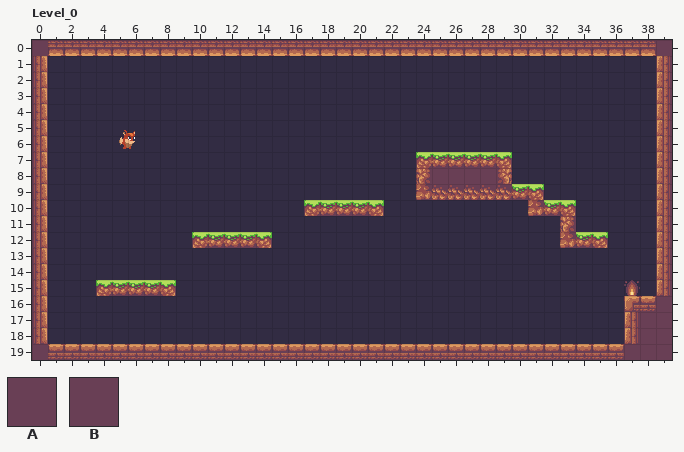
Two states of a LDtk project, unstable_platform/assets/test.ldtk. Above is the file before it was changed.
Cells are 16x16 px. Shown: Level_0 x 0..39, y 0..19.
Key: from "Platform": A 1 "Platform"; from "Walls": B 1 "Wall".
_ is an empty cell.
Layer "Platform" before, first column x 0:
 1 ________________________________________
 2 ________________________________________
 3 ________________________________________
 4 ________________________________________
 5 ________________________________________
 6 ________________________________________
 7 ________________________AAAAAA__________
 8 ________________________AAAAAA__________
 9 ________________________AAAAAAAA________
10 _________________AAAAA_________AAA______
11 _________________________________A______
12 __________AAAAA__________________AAA____
13 ________________________________________
14 ________________________________________
15 ____AAAAA_______________________________
16 ________________________________________
17 ________________________________________
18 ________________________________________
19 ________________________________________
Now the later version:
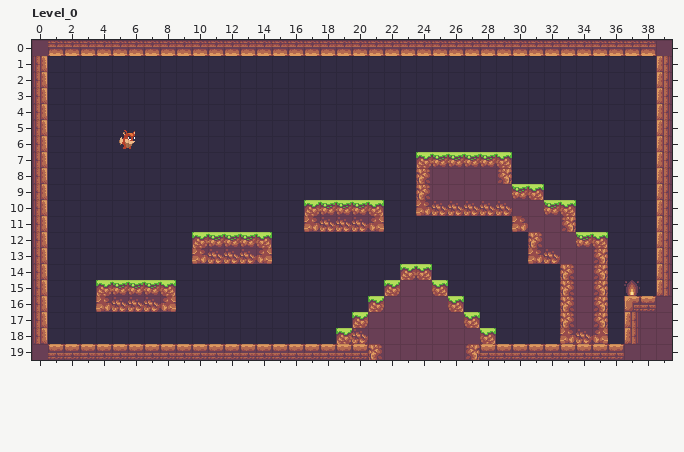
Edits made:
Layer "Walls":
Tile B now appears in row 14 at x 24.
Layer "Platform":
Tile A now appears in row 10 at x 24 to 30; in row 11 at x 17 to 21 and 30 to 32; in row 12 at x 31 to 32; in row 13 at x 10 to 14 and 31 to 35; in row 14 at x 23 to 24 and 33 to 35; in row 15 at x 22 to 25 and 33 to 35.
Tile A now appears in row 16 at x 4 to 8, 21 to 26 and 33 to 35; in row 17 at x 20 to 27 and 33 to 35; in row 18 at x 19 to 28 and 33 to 35; in row 19 at x 21 to 27.
